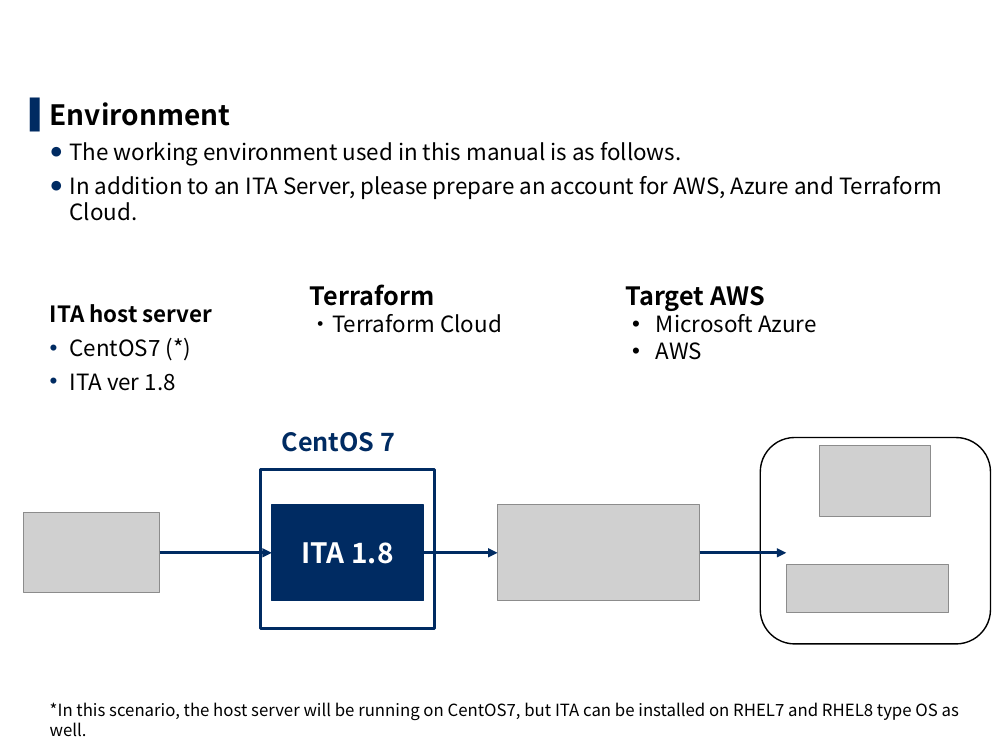
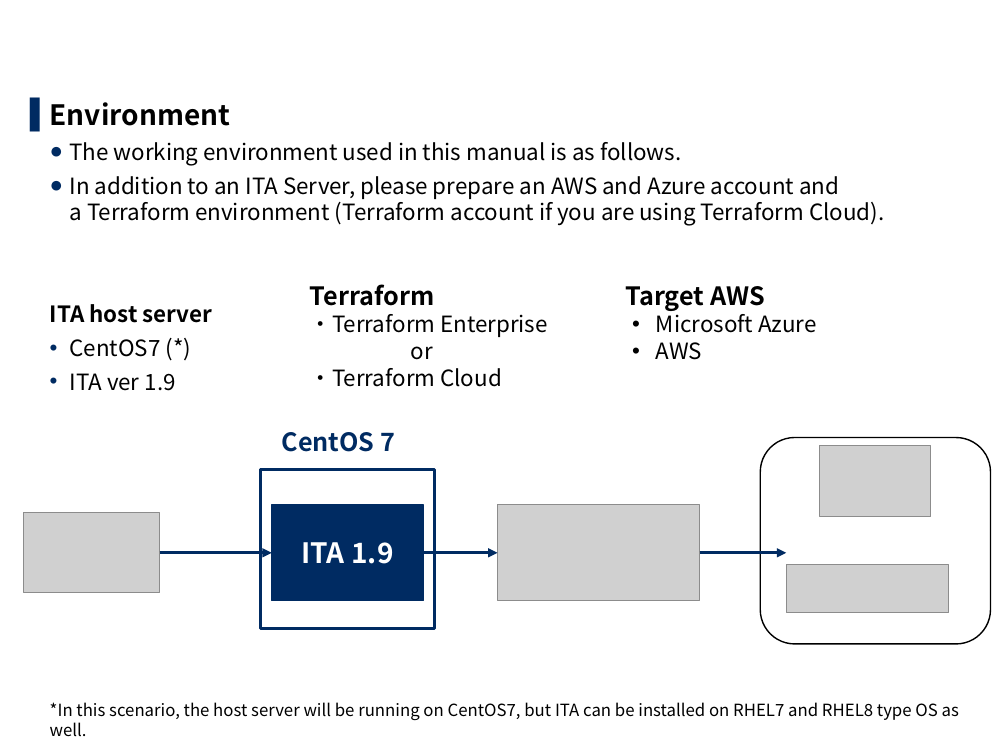
Before and after one commit to exastro-suite/it-automation-docs, a slide deck: slide 6 of asset/Learn/ITA-Terraform-driver-practice_en.pptx (slide 5 before the commit). Drawn at 1008x756 pixels with LibreOffice and Linux fonts; fonts in the diff are those of the drawing; grey boxes stand for pictures; background and template pictures are left out. Boxes give left, top, right and bottom in pixels: in the first picture for what was removed or moved away, otherwise in the second. Text is boxed around its words. In the diff, an @@ line names an element or a change of style, - is before the commit and + after.

```diff
--- a/asset/Learn/ITA-Terraform-driver-practice_en.pptx
+++ b/asset/Learn/ITA-Terraform-driver-practice_en.pptx
@@ text at [70,176,884,226]: text changed @@
-  ● In addition to an ITA Server, please prepare an account for AWS, Azure and Terraform Cloud.
+  ● In addition to an ITA Server, please prepare an AWS and Azure account and
+    a Terraform environment (Terraform account if you are using Terraform Cloud).
@@ text at [310,314,547,387]: text changed @@
-・Terraform Cloud
+・Terraform Enterprise
+or
+・Terraform Cloud
@@ text at [70,373,176,391]: text changed @@
-  • ITA ver 1.8
+  • ITA ver 1.9
@@ text in rectangle at [301,542,393,564]: text changed @@
-ITA 1.8
+ITA 1.9
```
Also in this commit, not shown: 5 other slides changed, 1 slide added, 1 other file.
